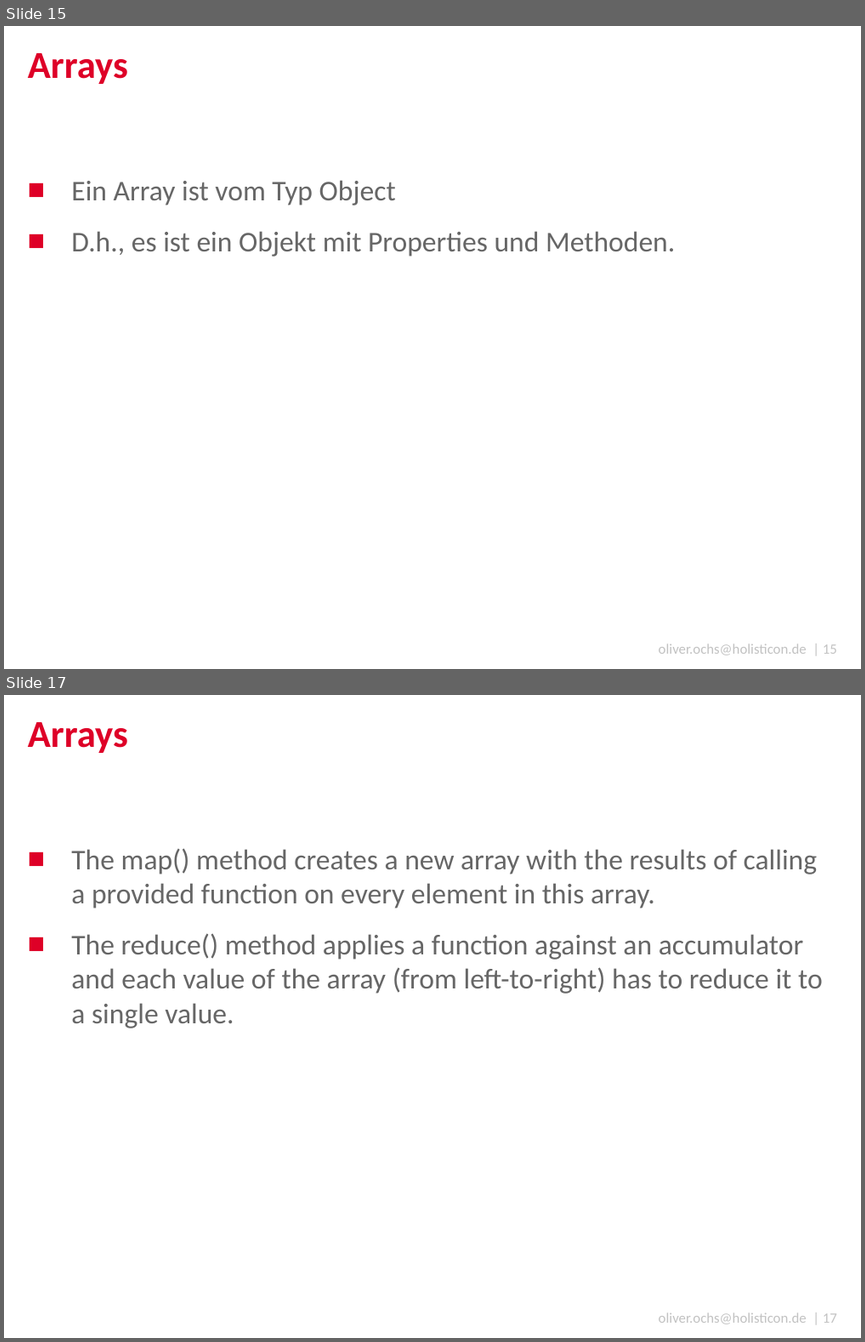
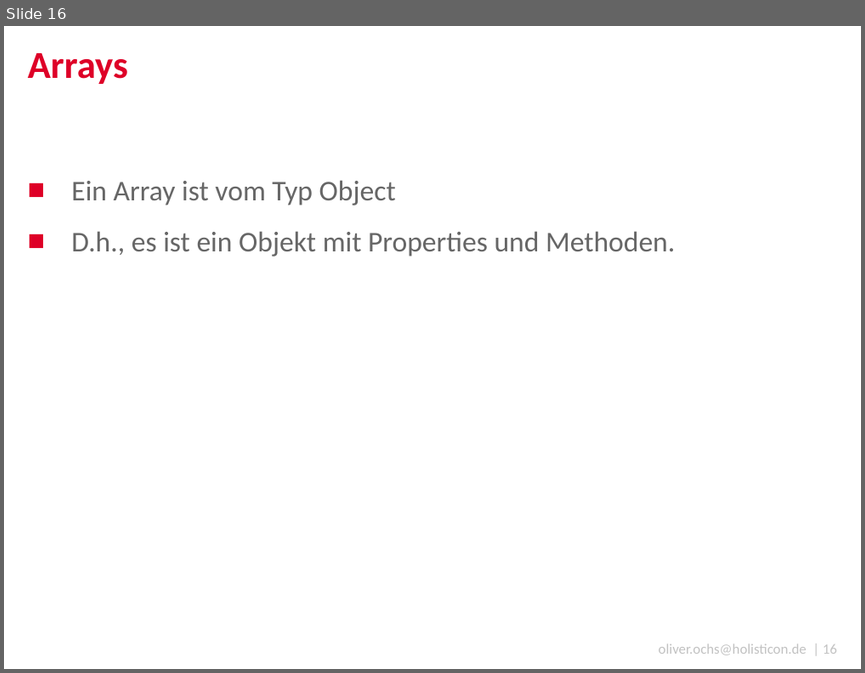
Before and after one commit to DJCordhose/serious-javascript, a slide deck: coding-sessions/code_talks.pptx. Shown one above the other, each under a label of ours: slides 15 and 17 before the commit, slide 16 after it; the slides between them are not shown. The pictures are 865x1342 and 865x673 pixels, drawn with LibreOffice and Linux fonts; fonts in the diff are those of the drawing; background and template pictures are left out. Boxes give left, top, right and bottom in pixels: in the first picture for what was removed or moved away, otherwise in the second. Text is boxed around its words. In the diff, an @@ line names an element or a change of style, - is before the commit and + after.

```diff
--- a/coding-sessions/code_talks.pptx
+++ b/coding-sessions/code_talks.pptx
@@ slide 17 removed at [4,695,861,1338], background #FFFFFF; not listed: 1 template element that a slide beside it also shows @@
@@ title removed at [28,722,128,753] @@
-Arrays
@@ text removed at [71,848,823,1028] @@
-■ The map() method creates a new array with the results of calling a provided function on every element in this array.
-■ The reduce() method applies a function against an accumulator and each value of the array (from left-to-right) has to reduce it to a single value.
@@ what was slide 15 is now slide 16 @@
@@ text at [658,643,837,655]: text changed @@
-oliver.ochs@holisticon.de | 15
+oliver.ochs@holisticon.de | 16
```
Also in this commit, not shown: 3 slides changed, 3 slides added, 8 other slides removed.
